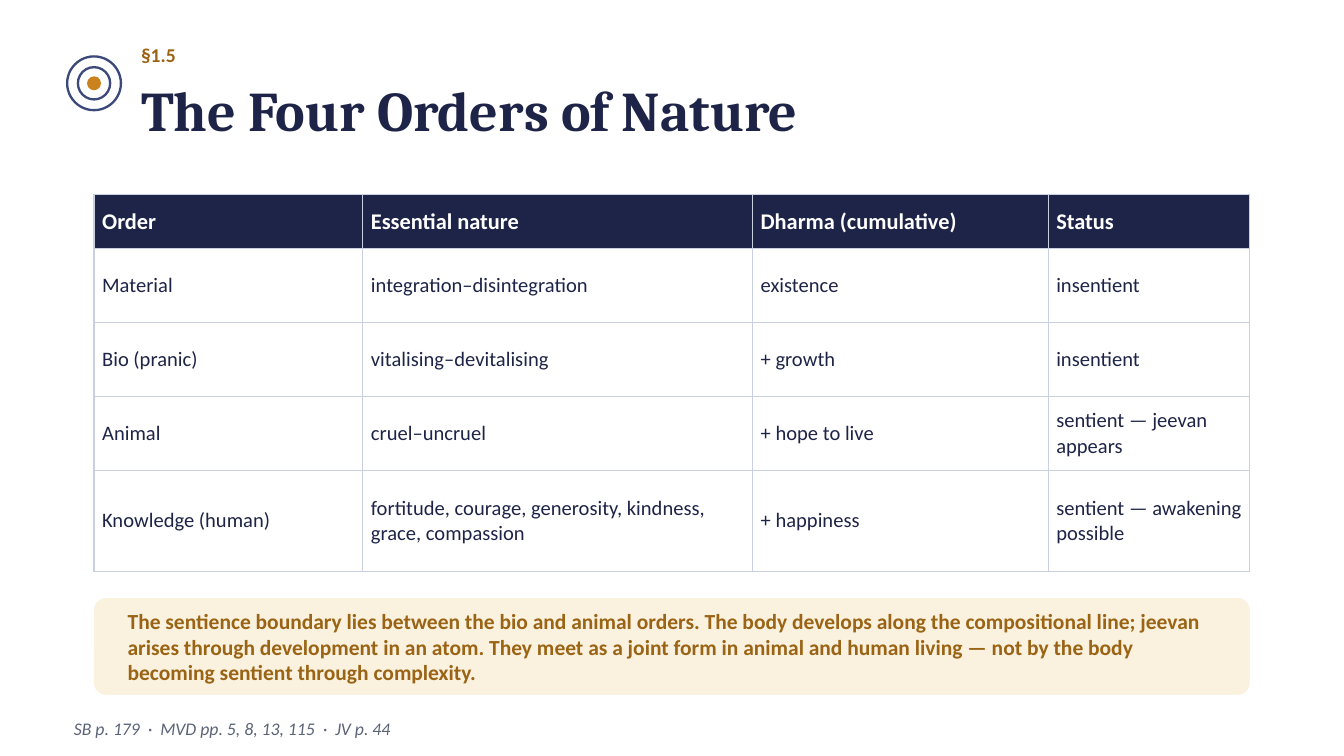
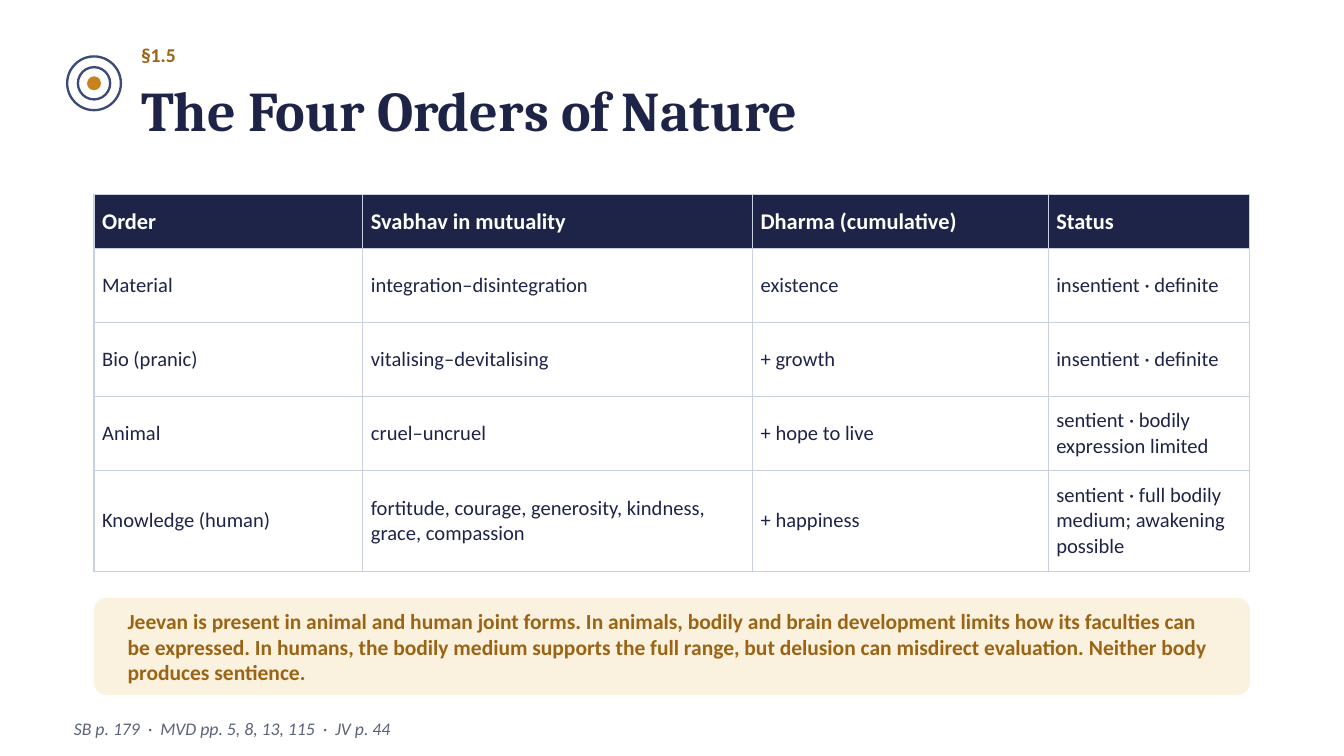
Before and after one commit to raghavamohan/AnalyticMadhyasthDarshan, a slide deck: slide 9 of Studies/The-Ontology-of-Coexistence/The-Ontology-of-Existence-Madhyasth-Darshan.pptx. Drawn at 1344x756 pixels with LibreOffice and Linux fonts; fonts in the diff are those of the drawing. Boxes give left, top, right and bottom in pixels: in the first picture for what was removed or moved away, otherwise in the second. Text is boxed around its words. In the diff, an @@ line names an element or a change of style, - is before the commit and + after.

Commit message:
Revise ontology around definite mutuality

```diff
--- a/Studies/The-Ontology-of-Coexistence/The-Ontology-of-Existence-Madhyasth-Darshan.pptx
+++ b/Studies/The-Ontology-of-Coexistence/The-Ontology-of-Existence-Madhyasth-Darshan.pptx
@@ table at (94, 195, 1250, 571) @@
-row 1, column 2: Essential nature
+row 1, column 2: Svabhav in mutuality
-row 2, column 4: insentient
+row 2, column 4: insentient · definite
-row 3, column 4: insentient
+row 3, column 4: insentient · definite
-row 4, column 4: sentient — jeevan appears
+row 4, column 4: sentient · bodily expression limited
-row 5, column 4: sentient — awakening possible
+row 5, column 4: sentient · full bodily medium; awakening possible
@@ text at (128, 614, 1206, 684): text changed @@
-The sentience boundary lies between the bio and animal orders. The body develops along the compositional line; jeevan arises through development in an atom. They meet as a joint form in animal and human living — not by the body becoming sentient through complexity.
+Jeevan is present in animal and human joint forms. In animals, bodily and brain development limits how its faculties can be expressed. In humans, the bodily medium supports the full range, but delusion can misdirect evaluation. Neither body produces sentience.
```
Also in this commit, not shown: 12 other slides changed, 12 other files.
